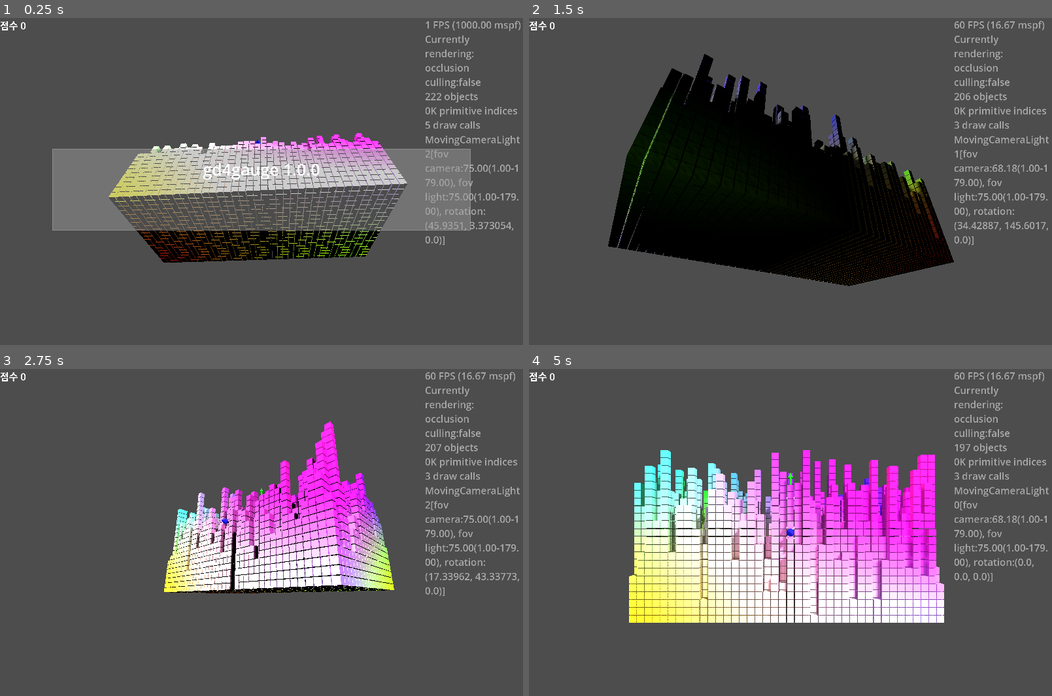
Above: before the commit, frames 1-4 (two rows, left to right).
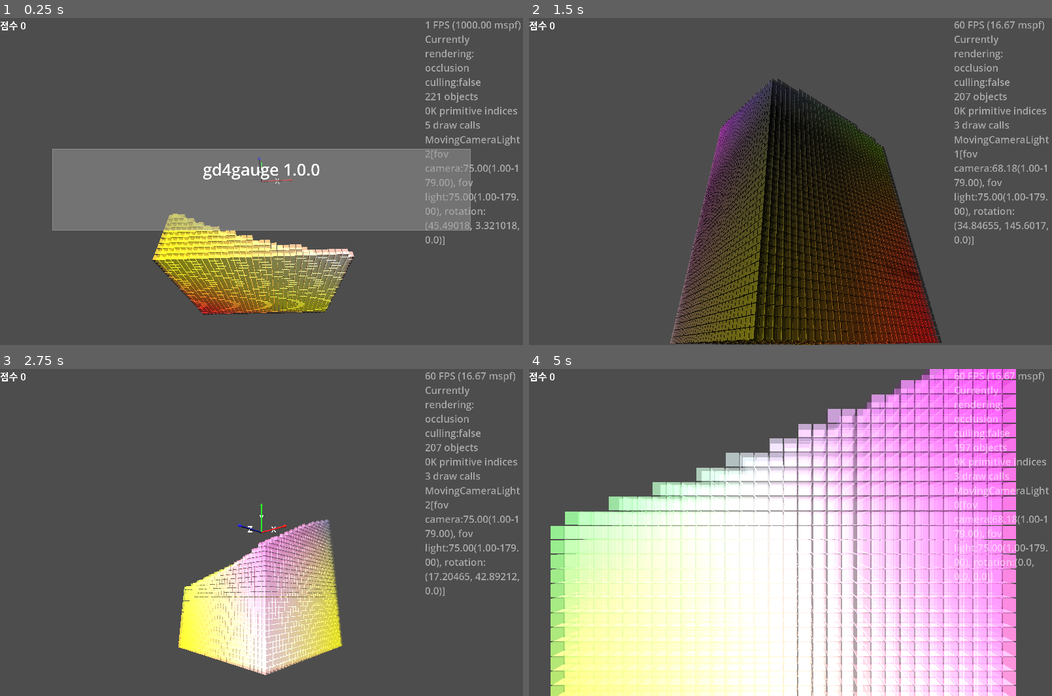
Above: after the commit, the same moments.

Repository: kasworld/gd4gauge
Game: Godot game, scene res://main.tscn
Same seed, same stepped clock (60 frames per second), same inputs: the game is played once before the commit and once after it.
Inputs (mouse positions are in pixels of both pictures, inside the frame that each line leads up to):
- Up to frame 1 (0.25 s): no input
- Up to frame 2 (1.5 s): tap Enter at 0.5, 0.6 s; move the mouse to (905, 165) at 0.52 s; click (905, 165) at 0.67 s; move the mouse to (685, 197) at 1.27 s; tap Delete at 1.35 s; click (685, 197) at 1.42 s
- Up to frame 3 (2.75 s): move the mouse to (313, 460) at 2.02 s; tap Enter at 2.1 s; click (313, 460) at 2.17 s
- Up to frame 4 (5 s): move the mouse to (764, 597) at 2.77 s; tap Delete at 2.85, 4.35 s; click (764, 597) at 2.92 s; move the mouse to (947, 581) at 3.52 s; tap Enter at 3.6 s; click (947, 581) at 3.67 s; move the mouse to (633, 483) at 4.27 s; click (633, 483) at 4.42 s

The runs differ from the first frame. In frame 1, 22% of the frame differs, in the area x 20-100%, y 22-91%; in frame 2, 35%; in frame 3, 20%; in frame 4, 65%, in the area x 4-94%, y 0-100%.

Commit message:
update BarGauge

Diff:
--- a/bar_gauge/bar_gauge.gd
+++ b/bar_gauge/bar_gauge.gd
@@ -7,14 +7,14 @@
 var max_value :int
 var current_value :int
 
-func init(count :int, sz :Vector3, co1 :Color, co2 :Color) -> BarGauge:
+func init(count :int, sz :Vector3, co1 :Color, co2 :Color, alpha :float = 1.0) -> BarGauge:
 	max_value = count
 	current_value = max_value
 
 	var mesh := BoxMesh.new()
 	mesh.size = Vector3(sz.x, sz.y / count /1.1 , sz.z)
 
-	$MultiMeshShape.init(mesh, Color(Color.WHITE, 1.0), count, Vector3.ZERO)
+	$MultiMeshShape.init(mesh, Color(Color.WHITE, alpha), count, Vector3.ZERO)
 	for i in count:
 		var rate := (i as float) / (count as float)
 		var pos3d := Vector3(0,rate*sz.y,0) # grow upward
@@ -44,3 +44,11 @@
 	current_value -= n
 	normalize_current_value()
 	$MultiMeshShape.set_visible_count(current_value)
+
+func set_current_rate( v :float) -> void:
+	current_value = int(v * max_value)
+	normalize_current_value()
+	$MultiMeshShape.set_visible_count(current_value)
+
+func calc_current_rate() -> float:
+	return float(current_value) / float(max_value)
--- a/main.gd
+++ b/main.gd
@@ -1,6 +1,6 @@
 extends Node3D
 
-const WorldSize := Vector3(40,22,20)
+const WorldSize := Vector3(32,64,32)
 const AnimationDuration := 1.0
 
 var main_animation := Animation3D.new()
@@ -49,6 +49,7 @@
 				WorldSize.y, Vector3(0.9, WorldSize.y, 0.9),
 				lerp( lerp(Color.RED, Color.YELLOW, irate) , lerp(Color.GOLD, Color.PINK, irate), jrate),
 				lerp( lerp(Color.GREEN, Color.BLUE, irate) , lerp(Color.CYAN, Color.MAGENTA, irate), jrate),
+				0.5,
 				)
 			bg.position = -WorldSize/2 + Vector3(i, 0, j)
 
@@ -60,6 +61,21 @@
 
 	main_animation.animation_ended.connect(main_animation_ended)
 	start_all_animation()
+
+func animate_gauge_rand() -> void:
+	for i in gauge_list.size()/10:
+		var bg = gauge_list.pick_random()
+		bg.inc_current_value( [-1,1].pick_random() )
+
+func animate_gauge_wave() -> void:
+	var now := Time.get_unix_time_from_system()
+	for i in WorldSize.x:
+		for j in WorldSize.z:
+			var bg = gauge_list[j*int(WorldSize.z)+i]
+			bg.set_current_rate(
+				((sin( now*2 + i/WorldSize.x ) + 1) / 4.0) +
+				((cos( now*3 + j/WorldSize.z ) + 1) / 4.0)
+				)
 
 func wallbox_demo() -> void:
 	$WallBox.mesh.size = WorldSize #+ Vector3(1,1,5)
@@ -93,10 +109,7 @@
 
 func _process(_delta: float) -> void:
 	label_demo()
-	for i in gauge_list.size()/10:
-		var bg = gauge_list.pick_random()
-		bg.inc_current_value( [-1,1].pick_random() )
-
+	animate_gauge_wave()
 	main_animation.handle_animation()
 	if $MovingCameraLightHober.is_current_camera():
 		$MovingCameraLightHober.move_hober_around_z(Vector3.ZERO, (WorldSize.x+WorldSize.y)/2, WorldSize.length()*0.6 )
